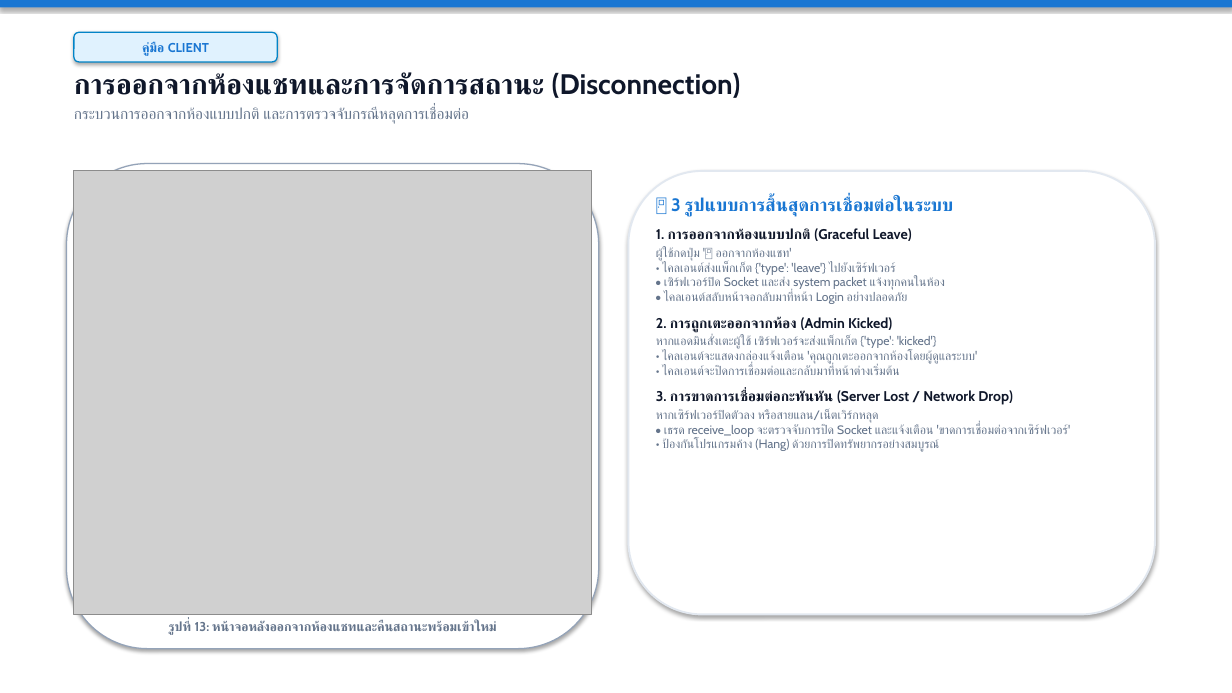
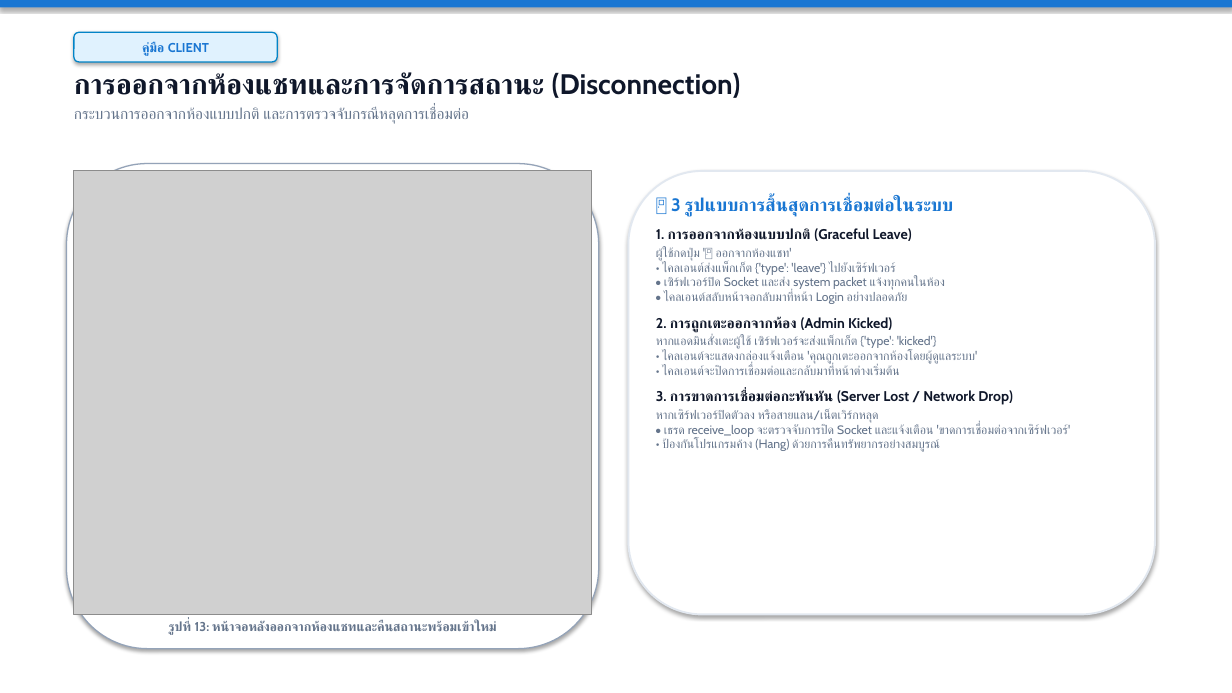
Before and after one commit to jetsada117/network-chat-project, a slide deck: slide 9 of Chat_Application_Manual.pptx (slide 12 before the commit). Drawn at 1232x693 pixels with LibreOffice and Linux fonts; fonts in the diff are those of the drawing; grey boxes stand for pictures. Boxes give left, top, right and bottom in pixels: in the first picture for what was removed or moved away, otherwise in the second. Text is boxed around its words. In the diff, an @@ line names an element or a change of style, - is before the commit and + after.

```diff
--- a/Chat_Application_Manual.pptx
+++ b/Chat_Application_Manual.pptx
@@ text at [656, 409, 1071, 452]: text changed @@
-หากเซิร์ฟเวอร์ปิดตัวลง หรือสายแลน/เน็ตเวิร์กหลุด
-• เธรด receive_loop จะตรวจจับการปิด Socket และแจ้งเตือน 'ขาดการเชื่อมต่อจากเซิร์ฟเวอร์'
-• ป้องกันโปรแกรมค้าง (Hang) ด้วยการปิดทรัพยากรอย่างสมบูรณ์
+หากเซิร์ฟเวอร์ปิดตัวลง หรือสายแลน/เน็ตเวิร์กหลุด
+• เธรด receive_loop จะตรวจจับการปิด Socket และแจ้งเตือน 'ขาดการเชื่อมต่อจากเซิร์ฟเวอร์'
+• ป้องกันโปรแกรมค้าง (Hang) ด้วยการคืนทรัพยากรอย่างสมบูรณ์
```
Also in this commit, not shown: 8 other slides changed, 5 slides removed, 22 other files.
